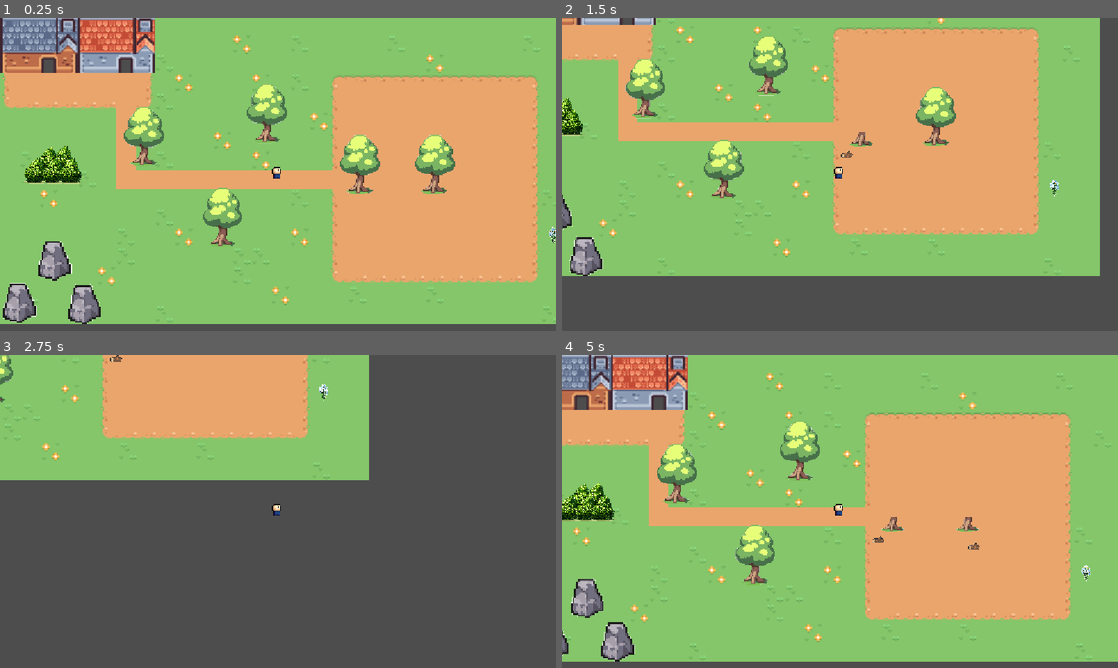
Above: before the commit, frames 1-4 (two rows, left to right).
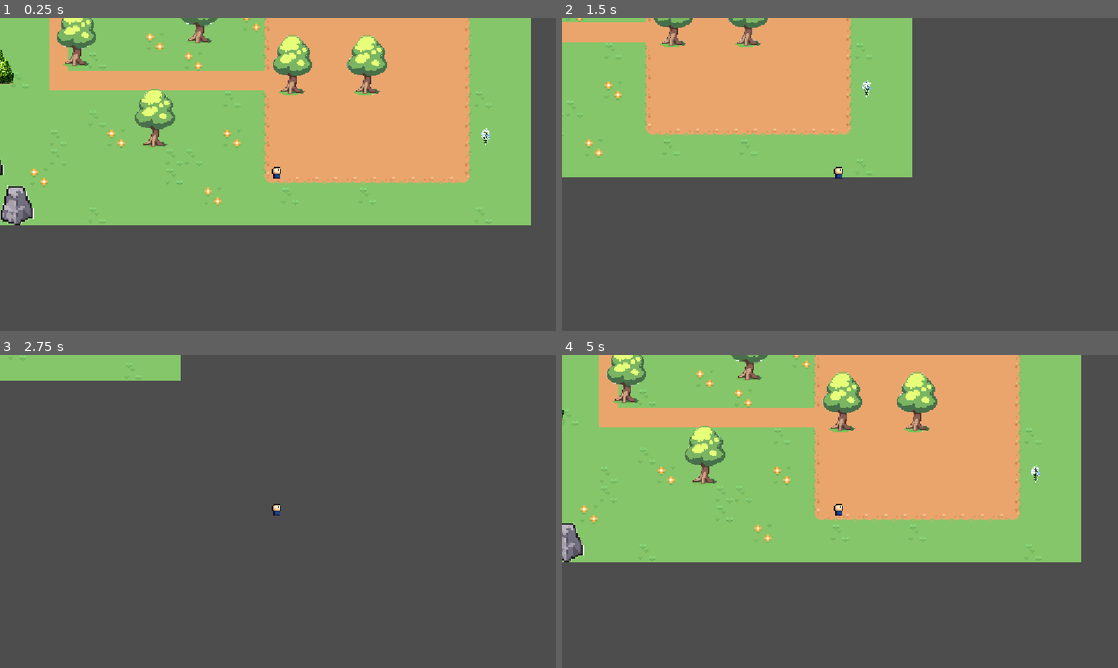
Above: after the commit, the same moments.

Repository: Katzmaniac90/ADAN
Game: Godot game, scene res://Scenes/World/World.tscn
Same seed, same stepped clock (60 frames per second), same inputs: the game is played once before the commit and once after it.
Inputs:
- Up to frame 1 (0.25 s): no input
- Up to frame 2 (1.5 s): tap Enter at 0.5 s; hold Right (ui_right) 0.53-1.28 s; tap E (interact) at 0.6, 1.35 s; hold Down (ui_down) from 1.28 s (still down)
- Up to frame 3 (2.75 s): release Down (ui_down) at 2.03 s; hold Right (ui_right) from 2.03 s (still down); tap E (interact) at 2.1 s
- Up to frame 4 (5 s): release Right (ui_right) at 2.78 s; hold Up (ui_up) 2.78-3.53 s; tap E (interact) at 2.85, 3.6, 4.35 s; hold Left (ui_left) from 3.53 s (still down)

The runs differ from the first frame. In frame 1, 69% of the frame differs, in the area x 0-100%, y 0-98%; in frame 2, 68%; in frame 3, 25%; in frame 4, 67%.

Commit message:
player moved
I moved the player

Diff:
--- a/Scenes/World/World.tscn
+++ b/Scenes/World/World.tscn
@@ -162,7 +162,7 @@
 position = Vector2(41, 125)
 
 [node name="Player" parent="." unique_id=226938582 instance=ExtResource("6_kuxid")]
-position = Vector2(230, 132)
+position = Vector2(286, 214)
 
 [node name="Rock2" parent="." unique_id=265874353 instance=ExtResource("3_87yka")]
 position = Vector2(20, 233)
